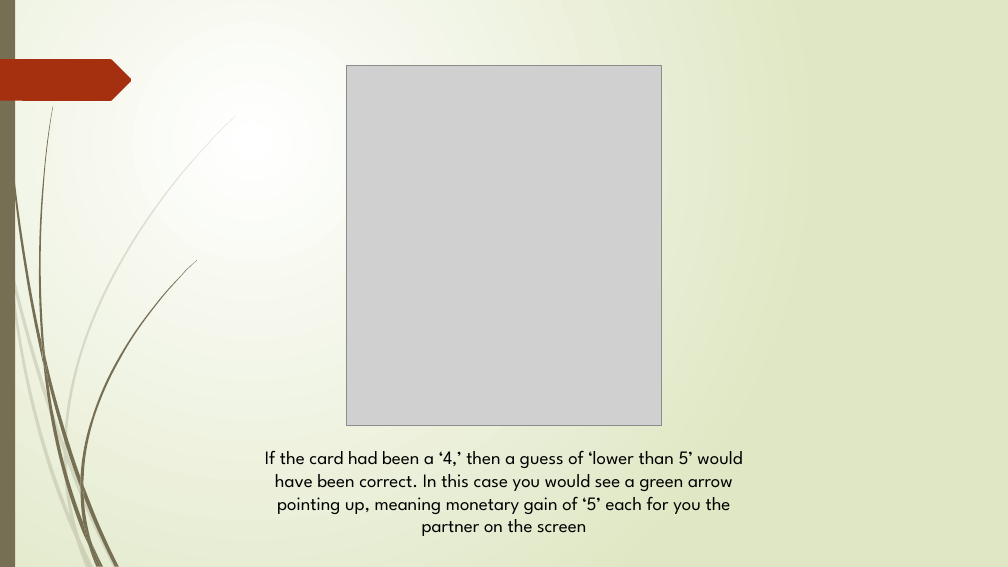
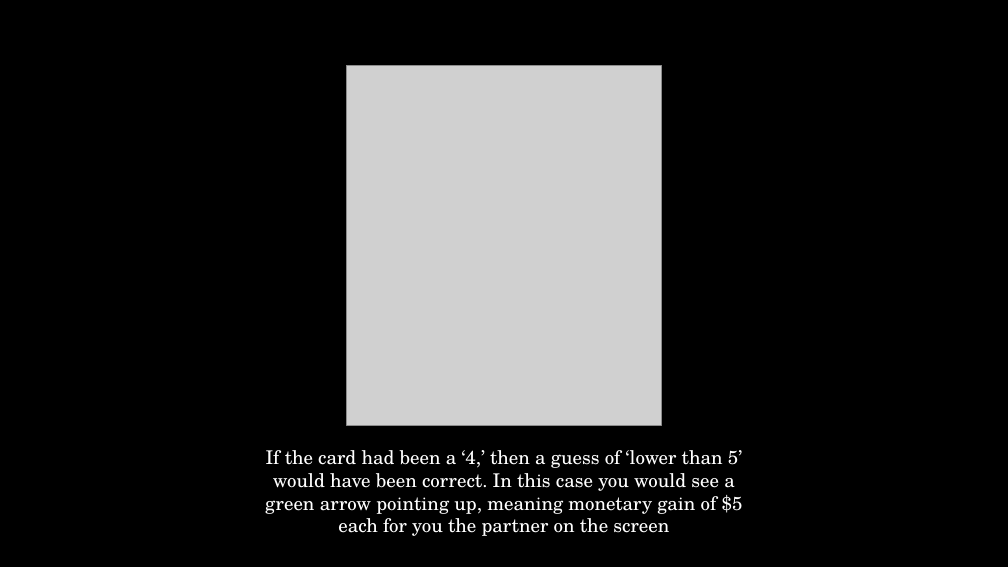
Before and after one commit to DVS-Lab/rf1-sequence-pilot, a slide deck: slide 9 of stimuli/Instructions.pptx. Drawn at 1008x567 pixels with LibreOffice and Linux fonts; fonts in the diff are those of the drawing; grey boxes stand for pictures. Boxes give left, top, right and bottom in pixels: in the first picture for what was removed or moved away, otherwise in the second. Text is boxed around its words. In the diff, an @@ line names an element or a change of style, - is before the commit and + after.

Commit message:
instructions typo fix

```diff
--- a/stimuli/Instructions.pptx
+++ b/stimuli/Instructions.pptx
@@ background gradient #FFFFFF to #DFE8C4 to #000000 @@
@@ rectangle removed at [0,0,15,567] @@
@@ freeform shape removed at [0,59,132,101] @@
@@ text at [265,450,743,536]: text changed; font League Spartan to TeX Gyre Schola; text colour #000000 to #FFFFFF @@
-If the card had been a ‘4,’ then a guess of ‘lower than 5’ would have been correct. In this case you would see a green arrow pointing up, meaning monetary gain of ‘5’ each for you the partner on the screen
+If the card had been a ‘4,’ then a guess of ‘lower than 5’ would have been correct. In this case you would see a green arrow pointing up, meaning monetary gain of $5 each for you the partner on the screen
@@ group removed at [0,116,236,567]: 10 freeform shapes @@
@@ group removed at [2,0,197,567]: 12 freeform shapes @@
```
Also in this commit, not shown: 10 other slides changed.
